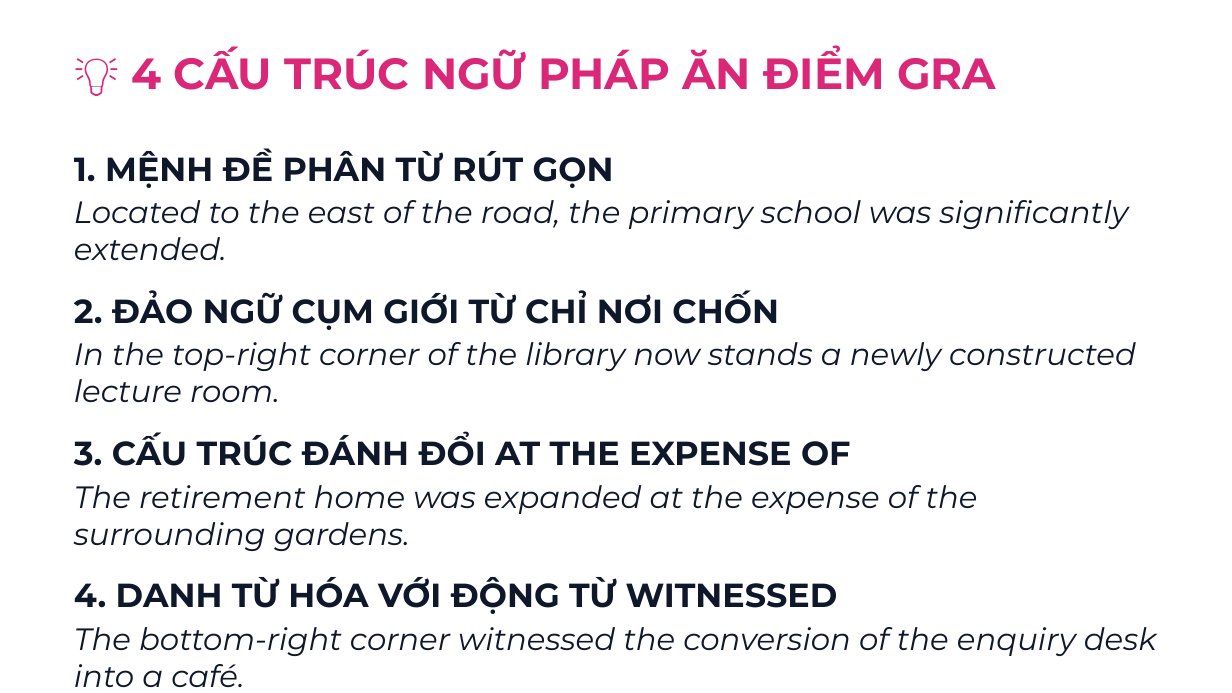
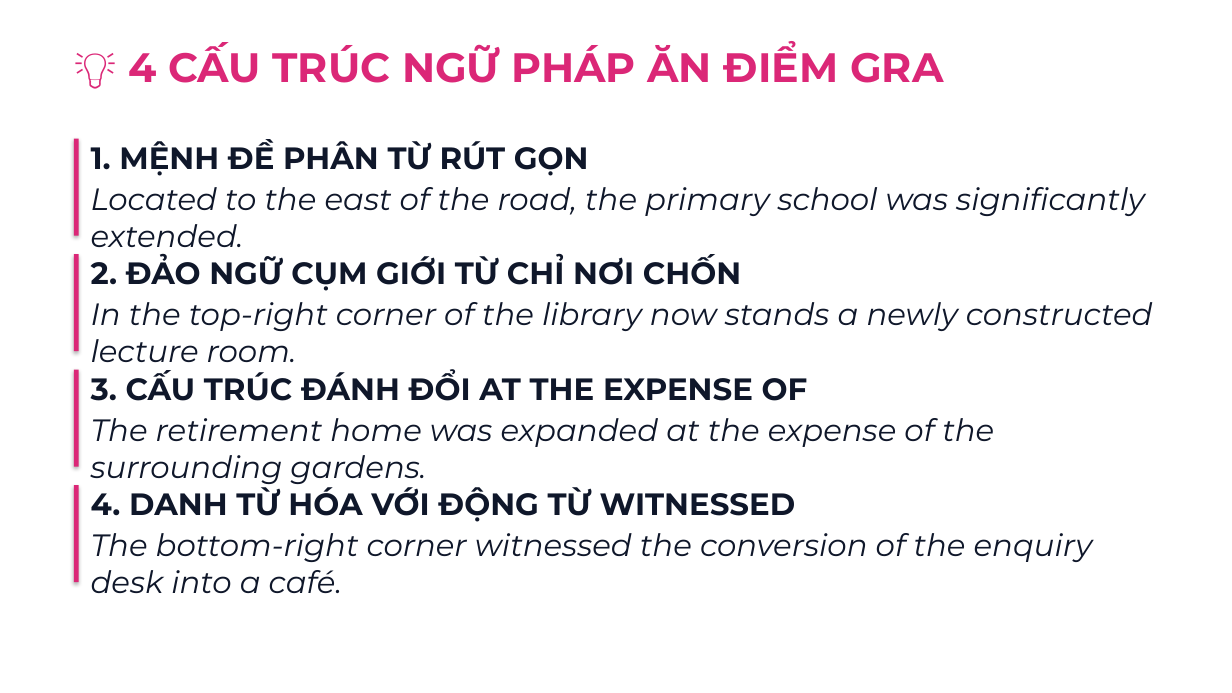
Before and after one commit to snowflake-vibing/KnowledgeLibrary, a slide deck: slide 8 of IELTS/07_YouTube_Studio/01_Slides_Writing_Task1_Map.pptx. Drawn at 1232x693 pixels with LibreOffice and Linux fonts; fonts in the diff are those of the drawing. Boxes give left, top, right and bottom in pixels: in the first picture for what was removed or moved away, otherwise in the second. Text is boxed around its words. In the diff, an @@ line names an element or a change of style, - is before the commit and + after.

Commit message:
style(slides): add quote accent bars, 1-emoji headings, and fix text overflow

```diff
--- a/IELTS/07_YouTube_Studio/01_Slides_Writing_Task1_Map.pptx
+++ b/IELTS/07_YouTube_Studio/01_Slides_Writing_Task1_Map.pptx
@@ text "💡 4 CẤU TRÚC NGỮ ..." at <box>128,42,943,83</box>: size 34 to 32 pt @@
@@ text at <box>74,148,1136,402</box>: paragraphs removed @@
-1. MỆNH ĐỀ PHÂN TỪ RÚT GỌN
-Located to the east of the road, the primary school was significantly extended.
-2. ĐẢO NGỮ CỤM GIỚI TỪ CHỈ NƠI CHỐN
-In the top-right corner of the library now stands a newly constructed lecture room.
@@ rectangle added at <box>74,139,79,236</box>, fill #DB2777 @@
@@ text added at <box>91,139,1145,247</box>, 24 pt, text #0F172A, italic @@
+1. MỆNH ĐỀ PHÂN TỪ RÚT GỌN
+Located to the east of the road, the primary school was significantly extended.
@@ rectangle added at <box>74,254,79,351</box>, fill #DB2777 @@
@@ text added at <box>91,255,1153,362</box>, 24 pt, text #0F172A, italic @@
+2. ĐẢO NGỮ CỤM GIỚI TỪ CHỈ NƠI CHỐN
+In the top-right corner of the library now stands a newly constructed lecture room.
@@ rectangle added at <box>74,370,79,467</box>, fill #DB2777 @@
@@ text "3. CẤU TRÚC ĐÁNH ĐỔI ...": place and size @@
-text "3. CẤU TRÚC ĐÁNH ĐỔI ..." at <box>74,148,1157,687</box>
+text "3. CẤU TRÚC ĐÁNH ĐỔI ..." at <box>91,370,994,484</box>
@@ text "3. CẤU TRÚC ĐÁNH ĐỔI ..." at <box>91,370,994,484</box>: size 26 to 24 pt in "3. CẤU TRÚC ĐÁNH ĐỔI AT THE ..."; less space between paragraphs @@
@@ rectangle added at <box>74,485,79,582</box>, fill #DB2777 @@
@@ text added at <box>91,487,1093,593</box>, 24 pt, text #0F172A, italic @@
+4. DANH TỪ HÓA VỚI ĐỘNG TỪ WITNESSED
+The bottom-right corner witnessed the conversion of the enquiry desk into a café.
@@ text at <box>74,577,1157,687</box>: paragraphs removed @@
-4. DANH TỪ HÓA VỚI ĐỘNG TỪ WITNESSED
-The bottom-right corner witnessed the conversion of the enquiry desk into a café.
```
Also in this commit, not shown: 10 other slides changed, 1 slide added, 2 other files.
